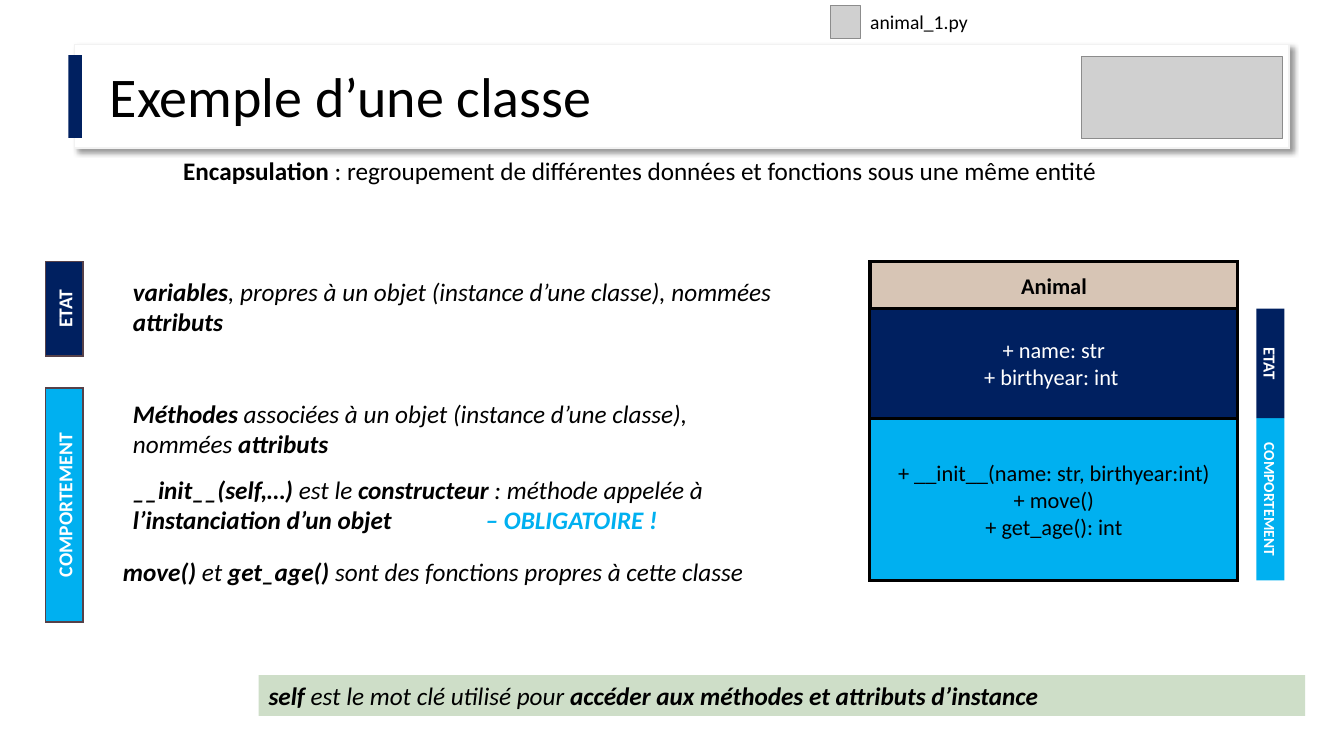
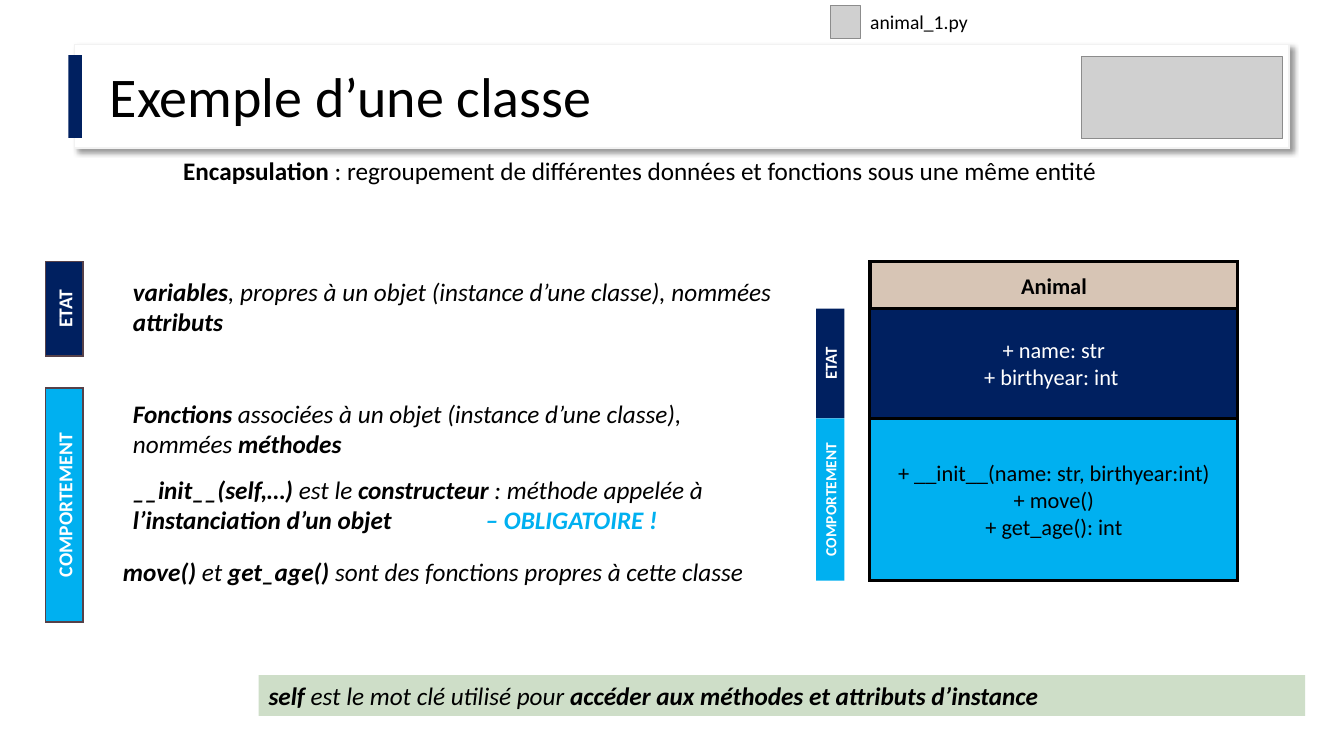
Before and after one commit to IOGS-Digital-Methods/semester-6, a slide deck: slide 15 of ONIP-FISA/POO_eclairement/ONIP2_Classes_et_objets.pptx. Drawn at 1344x756 pixels with LibreOffice and Linux fonts; fonts in the diff are those of the drawing; grey boxes stand for pictures. Boxes give left, top, right and bottom in pixels: in the first picture for what was removed or moved away, otherwise in the second. Text is boxed around its words. In the diff, an @@ line names an element or a change of style, - is before the commit and + after.

Commit message:
Update Digital Tools / ONIP-2-FISA / Class and objects courses and examples

```diff
--- a/ONIP-FISA/POO_eclairement/ONIP2_Classes_et_objets.pptx
+++ b/ONIP-FISA/POO_eclairement/ONIP2_Classes_et_objets.pptx
@@ rectangle "ETAT" at [816,309,844,419]: rotation 90 to 270 degrees @@
@@ text at [133,405,682,454]: text changed @@
-Méthodes associées à un objet (instance d’une classe), nommées attributs
+Fonctions associées à un objet (instance d’une classe), nommées méthodes
@@ rectangle "COMPORTEMENT" at [816,418,844,580]: rotation 90 to 270 degrees @@
```
Also in this commit, not shown: 7 other slides changed, 10 slides added, 1 slide removed, 4 other files.
